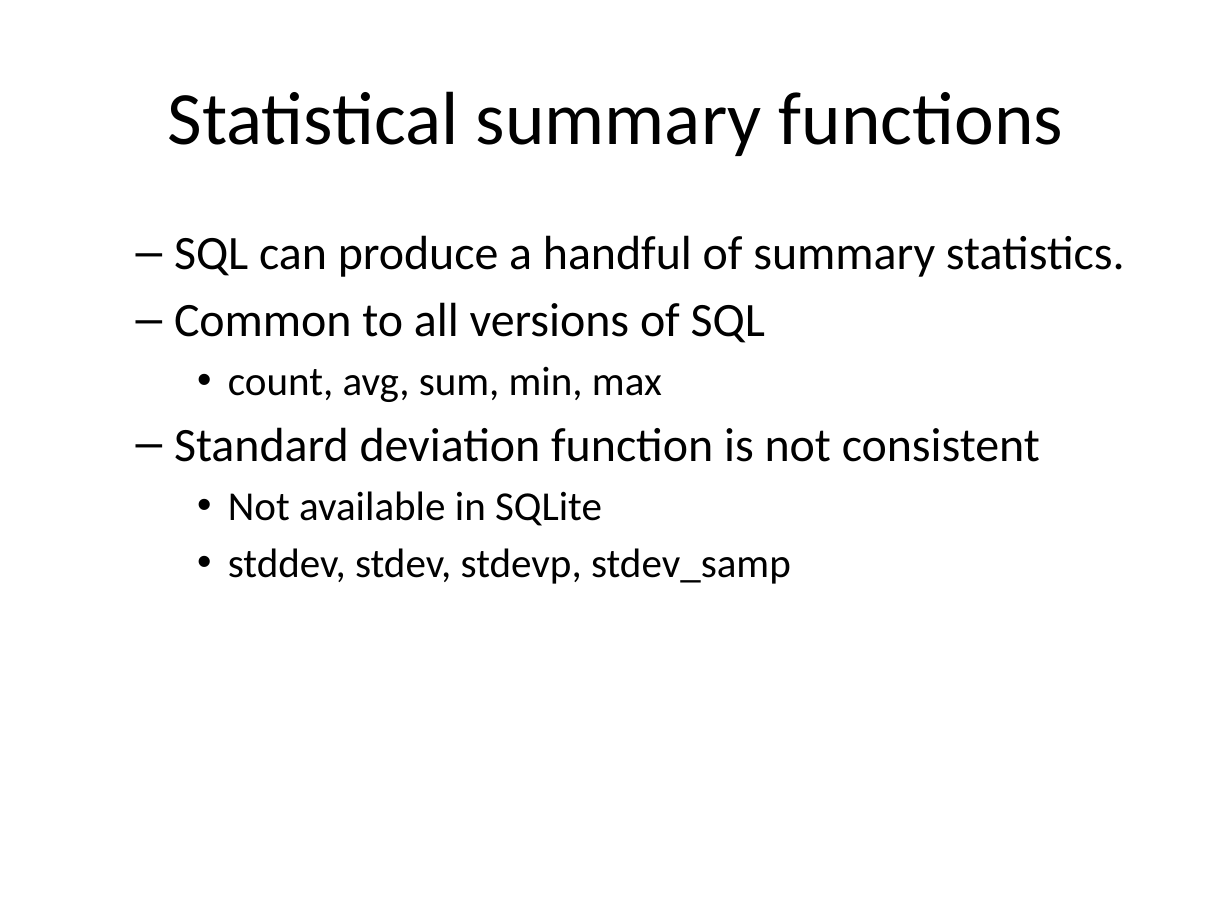
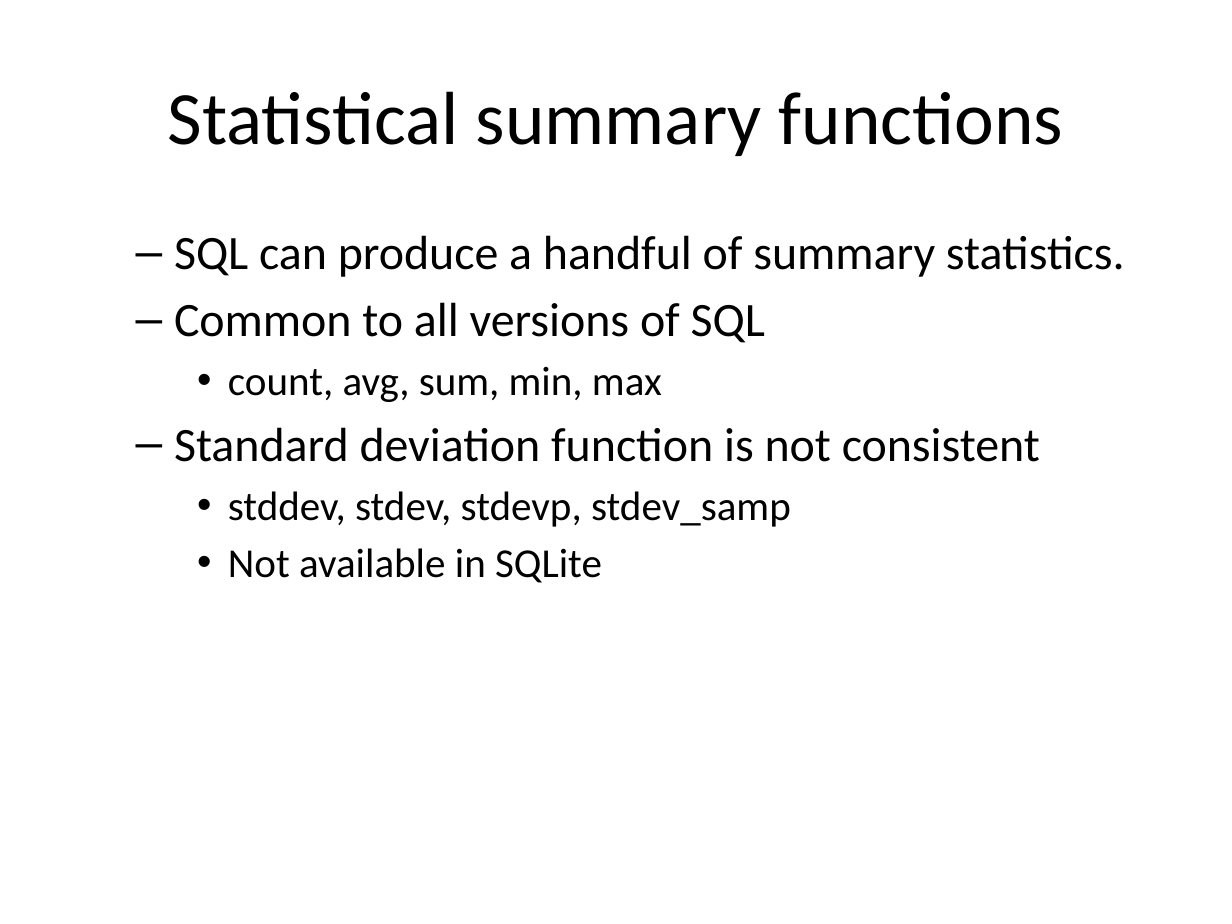
Before and after one commit to pmean/introduction-to-sql, a slide deck: slide 2 of src/stats.pptx. Drawn at 1232x924 pixels with LibreOffice and Linux fonts; fonts in the diff are those of the drawing. Boxes give left, top, right and bottom in pixels: in the first picture for what was removed or moved away, otherwise in the second. Text is boxed around its words. In the diff, an @@ line names an element or a change of style, - is before the commit and + after.

```diff
--- a/src/stats.pptx
+++ b/src/stats.pptx
@@ text at (x1=228, y1=491, x2=791, y2=527): paragraph added @@
+    • stddev, stdev, stdevp, stdev_samp
@@ text at (x1=228, y1=548, x2=791, y2=584): paragraph removed @@
-    • stddev, stdev, stdevp, stdev_samp
```
Also in this commit, not shown: 3 other slides changed, 5 slides added, 2 other files.
